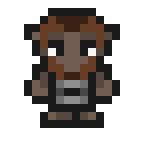
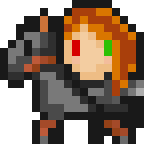
Two versions of the same layered image (144 x 144). Layer-by-layer changes:
added group "Alari" with 5 layers above "Grok" over (0, 0, 144, 144)
added layer "Layer 78" in group "Alari" over (56, 16, 128, 88)
added layer "Layer 18 copy 2" in group "Alari" over (32, 0, 144, 120)
added layer "Layer 76" in group "Alari" over (8, 32, 96, 120)
added layer "Nain_cheval" (1st of 2, in "Alari") in group "Alari" over (0, 8, 144, 144)
hid group "Grok" (4 layers) over (0, 0, 144, 144)
hid "Layer 75", painted on it over (32, 8, 112, 120)
hid "Orc" (1st of 2, in "Grok") over (24, 8, 120, 128)
